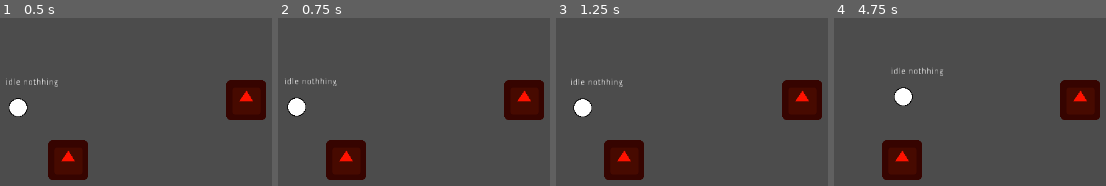
Above: before the commit, frames 1-4 (left to right).
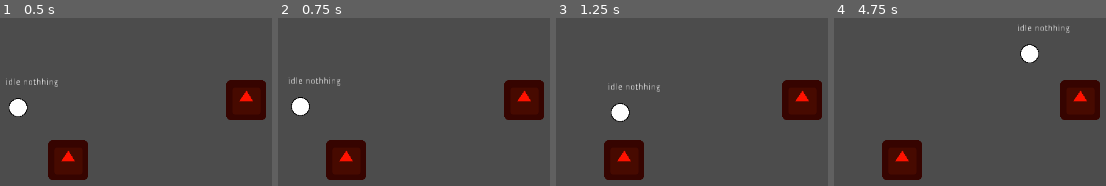
Above: after the commit, the same moments.

Repository: ktosox/GWJ66
Game: Godot game, scene res://experimental.tscn
The game is run twice, just before and just after one commit, with the same random seed, the same clock (stepped at 60 frames per second) and the same inputs. The project has no main scene, so this scene is started directly. The engine's default icon, where the game draws it, is replaced by a stand-in: a white triangle on a blue panel in a dark square.
Inputs (mouse positions are in pixels of both pictures, inside the frame that each line leads up to):
- Up to frame 1 (0.5 s): no input
- Up to frame 2 (0.75 s): tap Enter at 0.5 s; move the mouse to (outside the picture) at 0.52 s; click (outside the picture) at 0.67 s
- Up to frame 3 (1.25 s): no input
- Up to frame 4 (4.75 s): drag from (outside the picture) to (861, 107) at 1.27 s; move the mouse to (964, 65) at 2.02 s; click (964, 65) at 2.17 s; drag from (outside the picture) to (882, 102) at 2.77 s; tap Space at 3.5 s; move the mouse to (1084, 19) at 3.52 s; click (1084, 19) at 3.67 s; drag from (outside the picture) to (1084, 19) at 4.27 s

Frame 1 is identical in both runs. In frame 2, 0.9% of the frame differs, in the area x 2-23%, y 35-59%; in frame 3, 1.8%; in frame 4, 1.9%, in the area x 20-87%, y 3-53%.

Commit message:
added an endurance system and a urgency value

Diff:
--- a/Game/stuff/escapee/escapee.gd
+++ b/Game/stuff/escapee/escapee.gd
@@ -1,12 +1,12 @@
 extends Path2D
 
-var moving = false
+export var moving = false
 
-var stamina = 20
+export var stamina = 40
 
-var max_stamina = 30
+var max_stamina = 80
 
-var speed = 20
+export var speed = 40
 
 
 
@@ -15,7 +15,7 @@
 
 func set_curve_from_path(path : PoolVector2Array):
 	curve.clear_points()
-	var SPREAD = 5 # 10 adds slight wobble - 100 is drunk
+	var SPREAD = 10 # 10 adds slight wobble - 100 is drunk
 	for point in path:
 		curve.add_point(point-global_position,Vector2(rand_range(-SPREAD,SPREAD),rand_range(-SPREAD,SPREAD)),Vector2(rand_range(-SPREAD,SPREAD),rand_range(-SPREAD,SPREAD)))
 
@@ -42,8 +42,9 @@
 			pass
 
 
-func move_to_point(global_point : Vector2):
-	$WhereToGo.offset = 0
+func move_to_point(global_point : Vector2, urgency = 3.0):
+	$Legs.offset = 0
+	speed = stamina * urgency
 	set_curve_from_path(get_path_to_point(Navigation2DServer.map_get_closest_point(GlobalNavigator.current_map,global_point)))
 	moving = true
 
@@ -53,18 +54,20 @@
 
 
 func _physics_process(delta):
+	var endurance = 0.03
 	if moving:
-		speed = stamina
-		$WhereToGo.offset += delta * speed
-		stamina -= delta
+		$Legs.offset += delta * speed
+		var stamina_loss = delta * pow(speed,1.2) * endurance
+		speed = speed - speed * (stamina_loss / max_stamina)
+		stamina -= stamina_loss
 
 	else:
-		stamina = min(max_stamina, stamina + delta * 8)
+		stamina = min(max_stamina, stamina + delta * 10)
 
-	if $WhereToGo.unit_offset == 1.0:
+	if $Legs.unit_offset == 1.0:
 		moving = false
 
-	if $RigidBody2D.position.distance_to($WhereToGo.position) > 45 :
+	if $RigidBody2D.position.distance_to($Legs.position) > 45 :
 
 		move_to_point(to_global(curve.get_point_position(curve.get_point_count()-1)) )
 
--- a/Game/stuff/escapee/escapee.tscn
+++ b/Game/stuff/escapee/escapee.tscn
@@ -17,17 +17,17 @@
 curve = null
 script = ExtResource( 2 )
 
-[node name="WhereToGo" type="PathFollow2D" parent="."]
+[node name="Legs" type="PathFollow2D" parent="."]
 position = Vector2( 0, 1 )
 rotation = -3.1029
 rotate = false
 loop = false
 
-[node name="Mover" type="KinematicBody2D" parent="WhereToGo"]
+[node name="Mover" type="KinematicBody2D" parent="Legs"]
 collision_layer = 0
 collision_mask = 0
 
-[node name="Line2D" type="Line2D" parent="WhereToGo/Mover"]
+[node name="Line2D" type="Line2D" parent="Legs/Mover"]
 visible = false
 modulate = Color( 0.243137, 1, 0, 1 )
 points = PoolVector2Array( -1, 0, 1, 0 )
@@ -45,7 +45,7 @@
 texture = ExtResource( 1 )
 
 [node name="PinJoint2D" type="PinJoint2D" parent="RigidBody2D"]
-node_a = NodePath("../../WhereToGo/Mover")
+node_a = NodePath("../../Legs/Mover")
 node_b = NodePath("..")
 bias = 0.114
 
